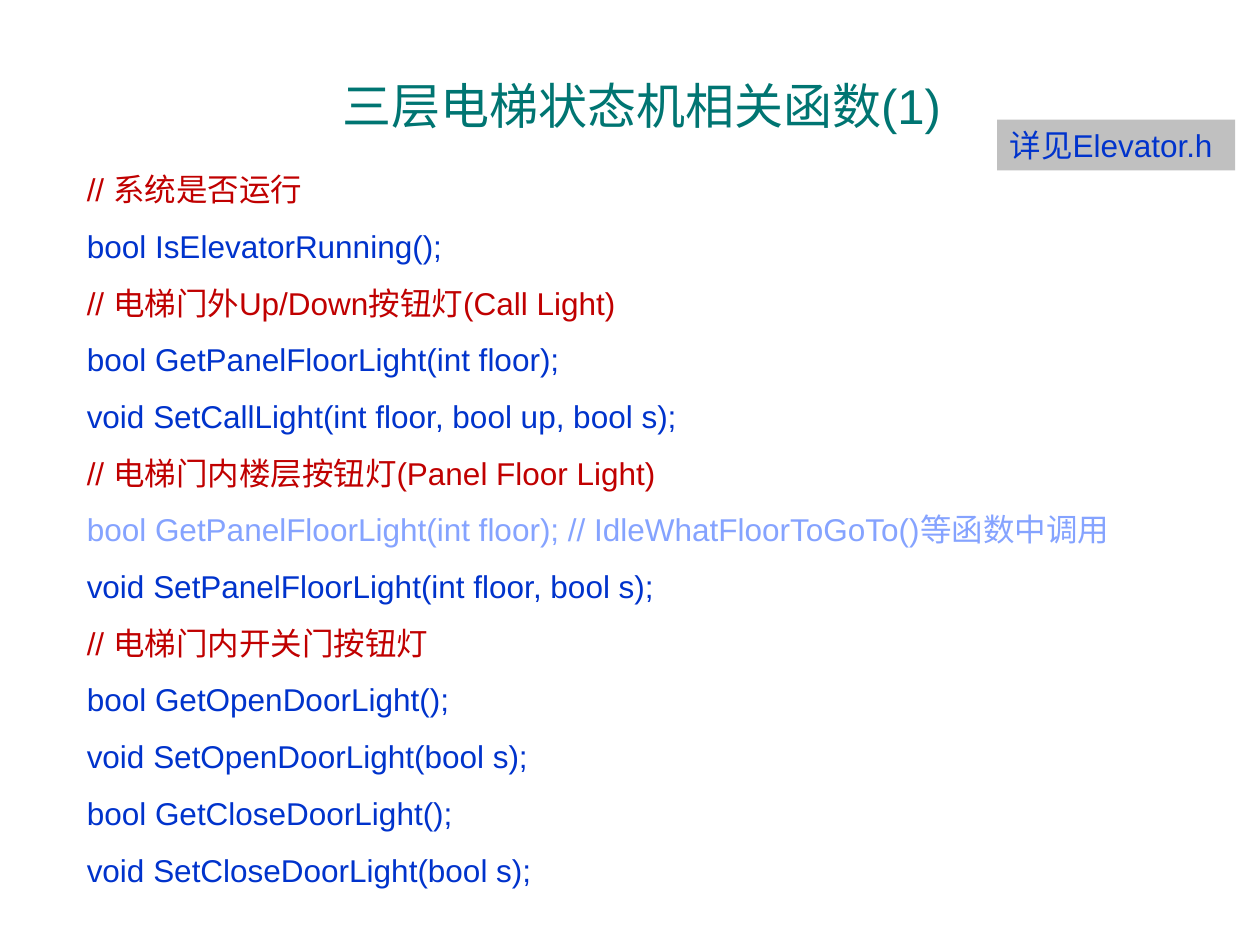
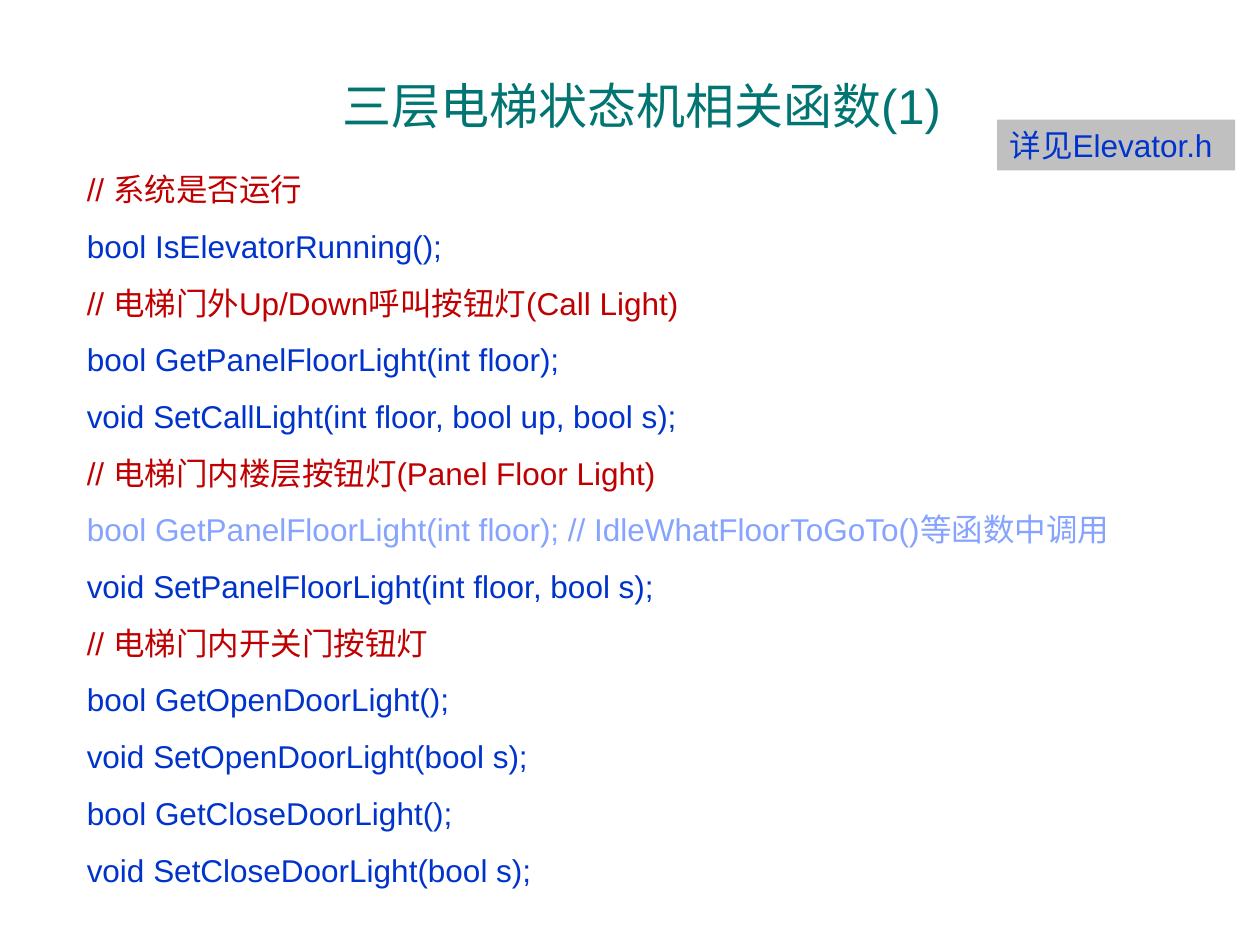
Before and after one commit to jtrfid/C-Repositories, a slide deck: slide 37 of C语言课程设计/2016/Garage_mfc/状态和状态机.pptx (slide 32 before the commit). Drawn at 1260x945 pixels with LibreOffice and Linux fonts; fonts in the diff are those of the drawing; background and template pictures are left out. Boxes give left, top, right and bottom in pixels: in the first picture for what was removed or moved away, otherwise in the second. Text is boxed around its words. In the diff, an @@ line names an element or a change of style, - is before the commit and + after.

Commit message:
修订状态和状态机.pptx

```diff
--- a/C语言课程设计/2016/Garage_mfc/状态和状态机.pptx
+++ b/C语言课程设计/2016/Garage_mfc/状态和状态机.pptx
@@ text at (113,288,679,322): text changed @@
-// 电梯门外Up/Down按钮灯(Call Light)
+// 电梯门外Up/Down呼叫按钮灯(Call Light)
```
Also in this commit, not shown: 21 other slides changed, 10 slides added, 2 slides removed.
